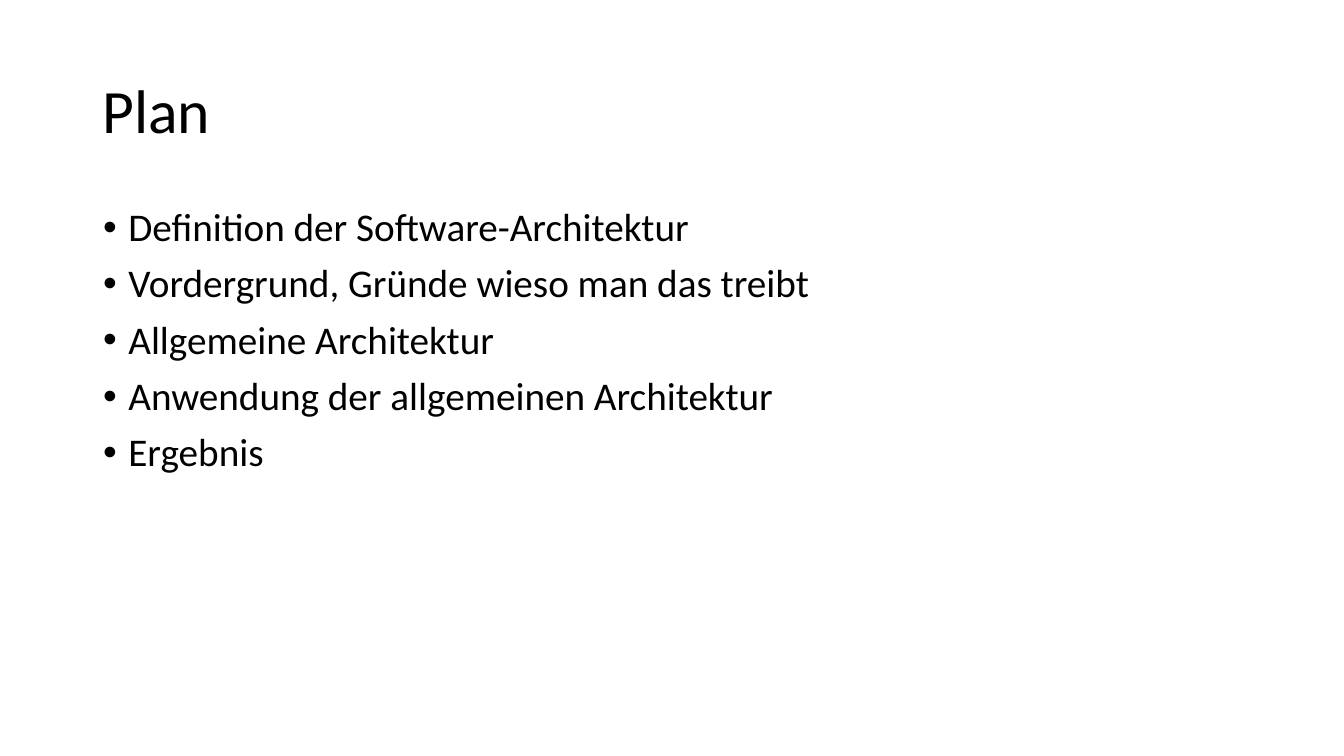
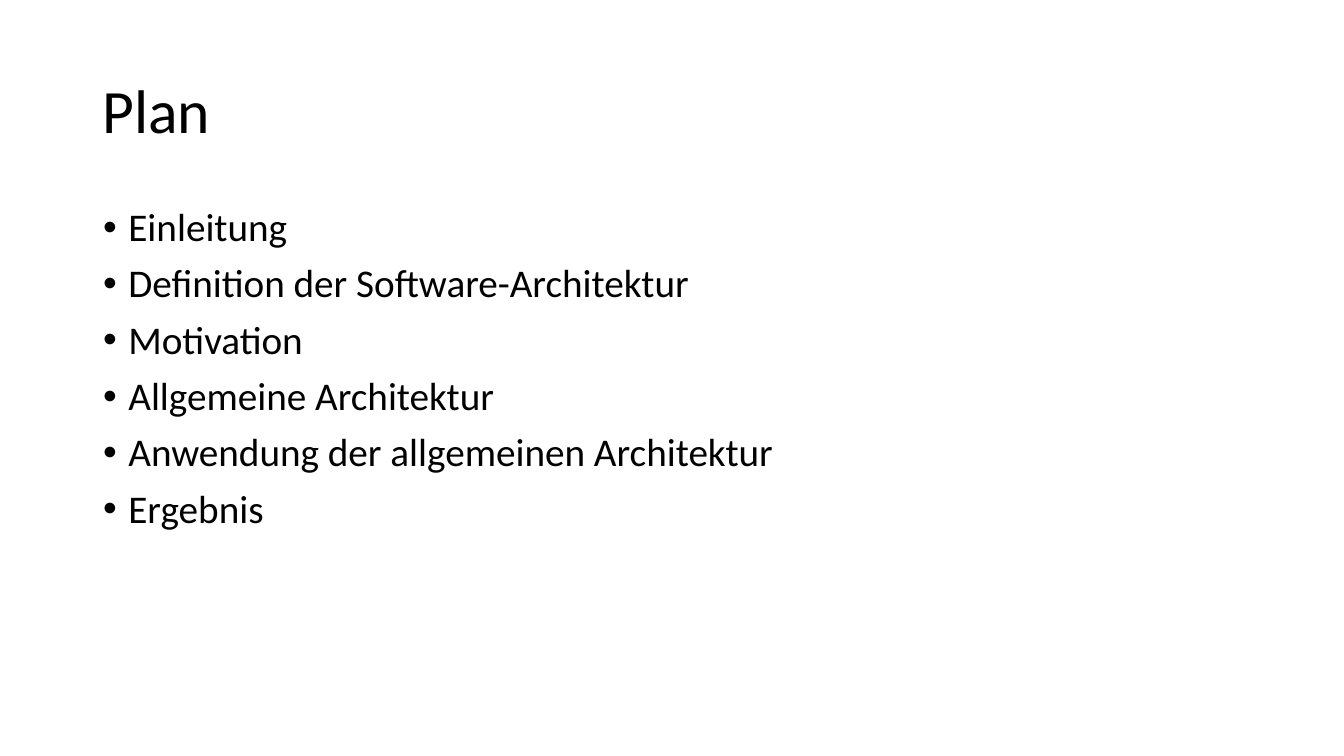
Before and after one commit to IvanAgibalov97/Praxisbericht, a slide deck: slide 2 of präsentation.pptx. Drawn at 1344x756 pixels with LibreOffice and Linux fonts; fonts in the diff are those of the drawing. Boxes give left, top, right and bottom in pixels: in the first picture for what was removed or moved away, otherwise in the second. Text is boxed around its words. In the diff, an @@ line names an element or a change of style, - is before the commit and + after.

```diff
--- a/präsentation.pptx
+++ b/präsentation.pptx
@@ text at (128, 213, 287, 248): paragraph added @@
+• Einleitung
@@ text at (128, 327, 302, 355): text changed @@
-• Vordergrund, Gründe wieso man das treibt
+• Motivation
```
Also in this commit, not shown: 4 other slides changed, 10 slides added, 2 slides removed, 16 other files.
